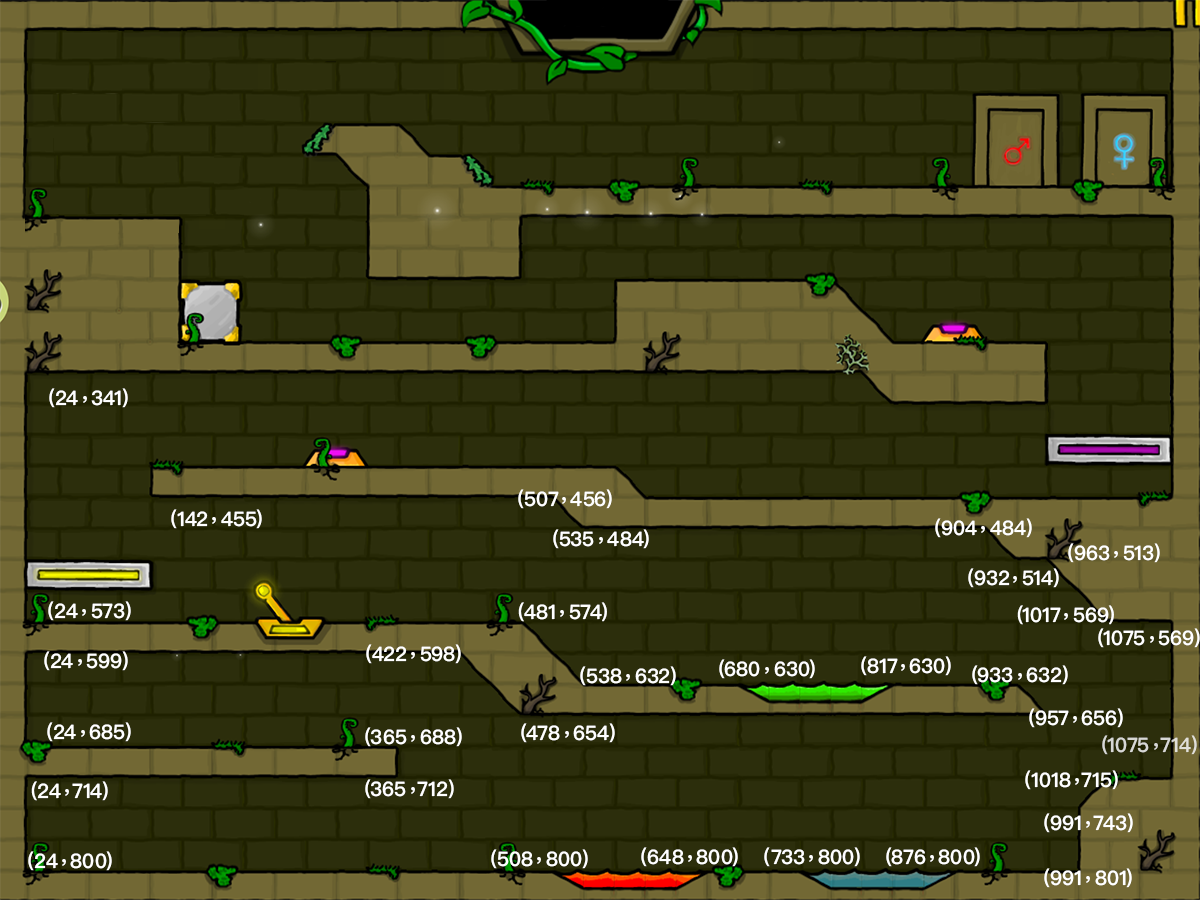
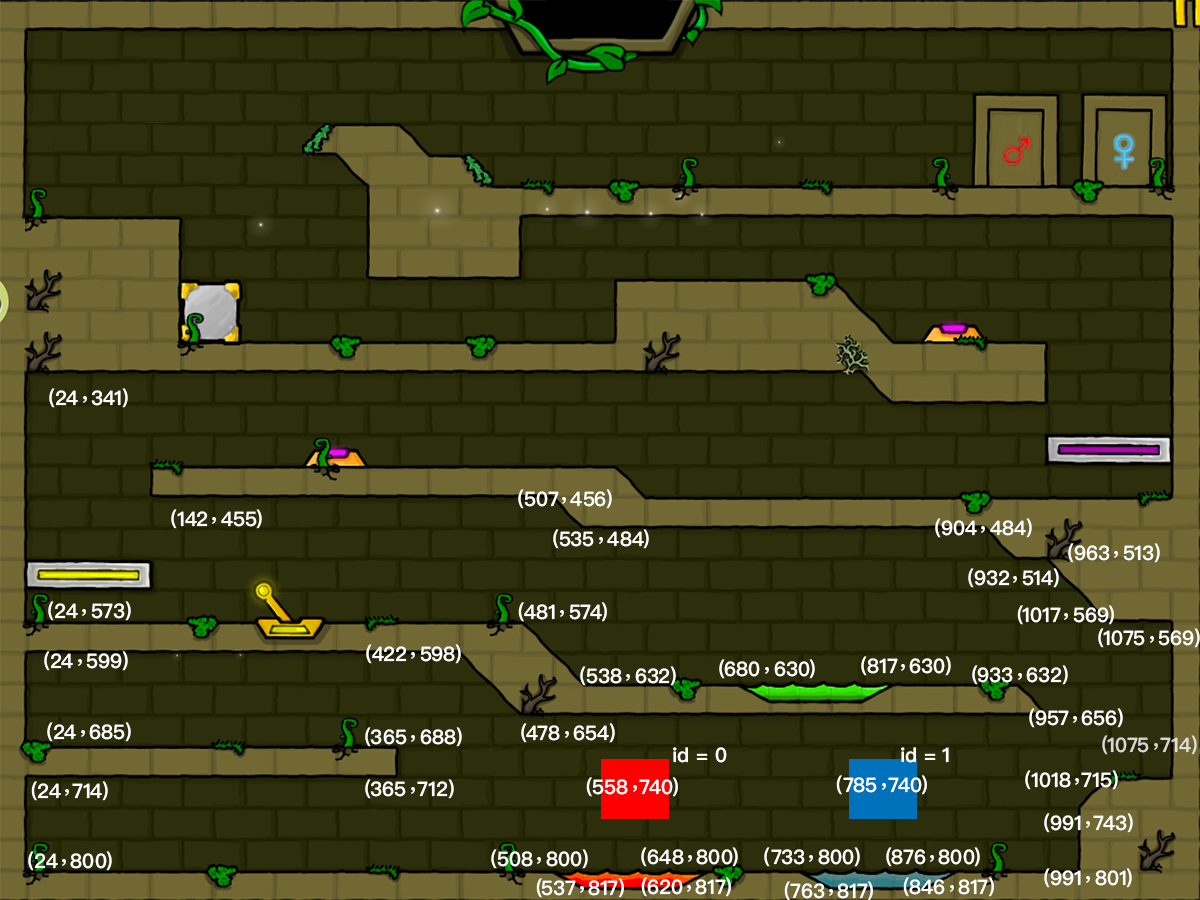
Layers edited between the first and the second w=1200, h=900 image:
added layer "(846，817)" above "（535，484）" over [903, 877, 994, 897]
added layer "id = 1" above "id = 0" over [901, 747, 949, 763]
added layer "id = 0" above "(763，817)" over [673, 747, 727, 763]
added layer "(763，817)" above "(620，817)" over [784, 881, 873, 900]
added layer "(620，817)" above "(537，817)" over [641, 877, 731, 897]
added layer "(537，817)" above "(785，740)" over [536, 878, 624, 898]
added layer "(785，740)" above "(558，740)" over [836, 775, 927, 795]
added layer "(558，740)" above "Rectangle 1 copy" over [586, 777, 678, 797]
added layer "Rectangle 1 copy" above "Rectangle 1" over [849, 759, 917, 819]
added layer "Rectangle 1" above "（538，632）" over [601, 759, 669, 819]
